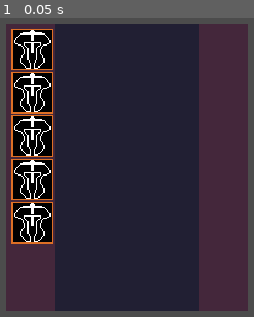
Above: before the commit, frame 1.
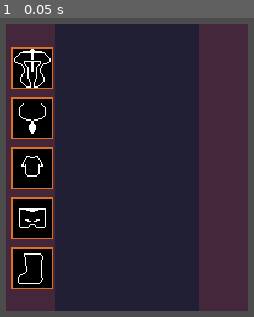
Above: after the commit, the same moment.

Repository: gonzalojs/godot_tutorials
Game: Godot game, scene res://characterpanel/scenes/SceneHandler.tscn
Two runs of this game, one before a commit and one after it. Both use one fixed random seed, a clock stepped at 60 frames per second and the inputs below.
Inputs:
- Up to frame 1 (0.05 s): no input

The runs differ from the first frame. In frame 1, 8.2% of the frame differs, in the area x 4-21%, y 3-91%.

Commit message:
background

Diff:
--- a/characterpanel/scenes/UI/CharacterSheet.tscn
+++ b/characterpanel/scenes/UI/CharacterSheet.tscn
@@ -1,8 +1,12 @@
-[gd_scene load_steps=4 format=2]
+[gd_scene load_steps=8 format=2]
 
 [ext_resource path="res://assets/backgroundSelection.png" type="Texture" id=1]
 [ext_resource path="res://assets/inventoryFrame.png" type="Texture" id=2]
 [ext_resource path="res://assets/helm_back.png" type="Texture" id=3]
+[ext_resource path="res://assets/neck_back.png" type="Texture" id=4]
+[ext_resource path="res://assets/pants_back.png" type="Texture" id=5]
+[ext_resource path="res://assets/chest_back.png" type="Texture" id=6]
+[ext_resource path="res://assets/shoe_back.png" type="Texture" id=7]
 
 [node name="CharacterSheet" type="Control"]
 anchor_right = 1.0
@@ -54,12 +58,18 @@
 margin_right = 112.0
 margin_bottom = 666.0
 rect_min_size = Vector2( 94, 0 )
+custom_constants/separation = 20
+
+[node name="MarginContainer" type="MarginContainer" parent="Background/V/Main/LeftEquip"]
+margin_right = 100.0
+margin_bottom = 25.0
+rect_min_size = Vector2( 0, 25 )
 
 [node name="Head" type="TextureRect" parent="Background/V/Main/LeftEquip"]
 margin_left = -1.0
-margin_top = -1.0
-margin_right = 99.0
-margin_bottom = 99.0
+margin_top = 44.0
+margin_right = 99.0
+margin_bottom = 144.0
 rect_min_size = Vector2( 100, 100 )
 size_flags_horizontal = 4
 size_flags_vertical = 4
@@ -79,97 +89,97 @@
 "_edit_use_anchors_": false
 }
 
-[node name="Head2" type="TextureRect" parent="Background/V/Main/LeftEquip"]
-margin_left = -1.0
-margin_top = 103.0
-margin_right = 99.0
-margin_bottom = 203.0
-rect_min_size = Vector2( 100, 100 )
-size_flags_horizontal = 4
-size_flags_vertical = 4
-texture = ExtResource( 2 )
-expand = true
-
-[node name="Icon" type="TextureRect" parent="Background/V/Main/LeftEquip/Head2"]
-anchor_right = 1.0
-anchor_bottom = 1.0
-margin_left = 3.0
-margin_top = 3.0
-margin_right = -3.0
-margin_bottom = -3.0
-texture = ExtResource( 3 )
-expand = true
-__meta__ = {
-"_edit_use_anchors_": false
-}
-
-[node name="Head3" type="TextureRect" parent="Background/V/Main/LeftEquip"]
-margin_left = -1.0
-margin_top = 207.0
-margin_right = 99.0
-margin_bottom = 307.0
-rect_min_size = Vector2( 100, 100 )
-size_flags_horizontal = 4
-size_flags_vertical = 4
-texture = ExtResource( 2 )
-expand = true
-
-[node name="Icon" type="TextureRect" parent="Background/V/Main/LeftEquip/Head3"]
-anchor_right = 1.0
-anchor_bottom = 1.0
-margin_left = 3.0
-margin_top = 3.0
-margin_right = -3.0
-margin_bottom = -3.0
-texture = ExtResource( 3 )
-expand = true
-__meta__ = {
-"_edit_use_anchors_": false
-}
-
-[node name="Head4" type="TextureRect" parent="Background/V/Main/LeftEquip"]
-margin_left = -1.0
-margin_top = 311.0
-margin_right = 99.0
-margin_bottom = 411.0
-rect_min_size = Vector2( 100, 100 )
-size_flags_horizontal = 4
-size_flags_vertical = 4
-texture = ExtResource( 2 )
-expand = true
-
-[node name="Icon" type="TextureRect" parent="Background/V/Main/LeftEquip/Head4"]
-anchor_right = 1.0
-anchor_bottom = 1.0
-margin_left = 3.0
-margin_top = 3.0
-margin_right = -3.0
-margin_bottom = -3.0
-texture = ExtResource( 3 )
-expand = true
-__meta__ = {
-"_edit_use_anchors_": false
-}
-
-[node name="Head5" type="TextureRect" parent="Background/V/Main/LeftEquip"]
-margin_left = -1.0
-margin_top = 415.0
-margin_right = 99.0
-margin_bottom = 515.0
-rect_min_size = Vector2( 100, 100 )
-size_flags_horizontal = 4
-size_flags_vertical = 4
-texture = ExtResource( 2 )
-expand = true
-
-[node name="Icon" type="TextureRect" parent="Background/V/Main/LeftEquip/Head5"]
-anchor_right = 1.0
-anchor_bottom = 1.0
-margin_left = 3.0
-margin_top = 3.0
-margin_right = -3.0
-margin_bottom = -3.0
-texture = ExtResource( 3 )
+[node name="Neck" type="TextureRect" parent="Background/V/Main/LeftEquip"]
+margin_left = -1.0
+margin_top = 164.0
+margin_right = 99.0
+margin_bottom = 264.0
+rect_min_size = Vector2( 100, 100 )
+size_flags_horizontal = 4
+size_flags_vertical = 4
+texture = ExtResource( 2 )
+expand = true
+
+[node name="Icon" type="TextureRect" parent="Background/V/Main/LeftEquip/Neck"]
+anchor_right = 1.0
+anchor_bottom = 1.0
+margin_left = 3.0
+margin_top = 3.0
+margin_right = -3.0
+margin_bottom = -3.0
+texture = ExtResource( 4 )
+expand = true
+__meta__ = {
+"_edit_use_anchors_": false
+}
+
+[node name="Chest" type="TextureRect" parent="Background/V/Main/LeftEquip"]
+margin_left = -1.0
+margin_top = 284.0
+margin_right = 99.0
+margin_bottom = 384.0
+rect_min_size = Vector2( 100, 100 )
+size_flags_horizontal = 4
+size_flags_vertical = 4
+texture = ExtResource( 2 )
+expand = true
+
+[node name="Icon" type="TextureRect" parent="Background/V/Main/LeftEquip/Chest"]
+anchor_right = 1.0
+anchor_bottom = 1.0
+margin_left = 3.0
+margin_top = 3.0
+margin_right = -3.0
+margin_bottom = -3.0
+texture = ExtResource( 6 )
+expand = true
+__meta__ = {
+"_edit_use_anchors_": false
+}
+
+[node name="Legs" type="TextureRect" parent="Background/V/Main/LeftEquip"]
+margin_left = -1.0
+margin_top = 404.0
+margin_right = 99.0
+margin_bottom = 504.0
+rect_min_size = Vector2( 100, 100 )
+size_flags_horizontal = 4
+size_flags_vertical = 4
+texture = ExtResource( 2 )
+expand = true
+
+[node name="Icon" type="TextureRect" parent="Background/V/Main/LeftEquip/Legs"]
+anchor_right = 1.0
+anchor_bottom = 1.0
+margin_left = 3.0
+margin_top = 3.0
+margin_right = -3.0
+margin_bottom = -3.0
+texture = ExtResource( 5 )
+expand = true
+__meta__ = {
+"_edit_use_anchors_": false
+}
+
+[node name="Feets" type="TextureRect" parent="Background/V/Main/LeftEquip"]
+margin_left = -1.0
+margin_top = 524.0
+margin_right = 99.0
+margin_bottom = 624.0
+rect_min_size = Vector2( 100, 100 )
+size_flags_horizontal = 4
+size_flags_vertical = 4
+texture = ExtResource( 2 )
+expand = true
+
+[node name="Icon" type="TextureRect" parent="Background/V/Main/LeftEquip/Feets"]
+anchor_right = 1.0
+anchor_bottom = 1.0
+margin_left = 3.0
+margin_top = 3.0
+margin_right = -3.0
+margin_bottom = -3.0
+texture = ExtResource( 7 )
 expand = true
 __meta__ = {
 "_edit_use_anchors_": false
Binary file added: assets/chest_back.png
Not shown, added: assets/chest_back.png.import
Binary file added: assets/neck_back.png
Not shown, added: assets/neck_back.png.import
Binary file added: assets/pants_back.png
Not shown, added: assets/pants_back.png.import
Binary file added: assets/shoe_back.png
Not shown, added: assets/shoe_back.png.import
